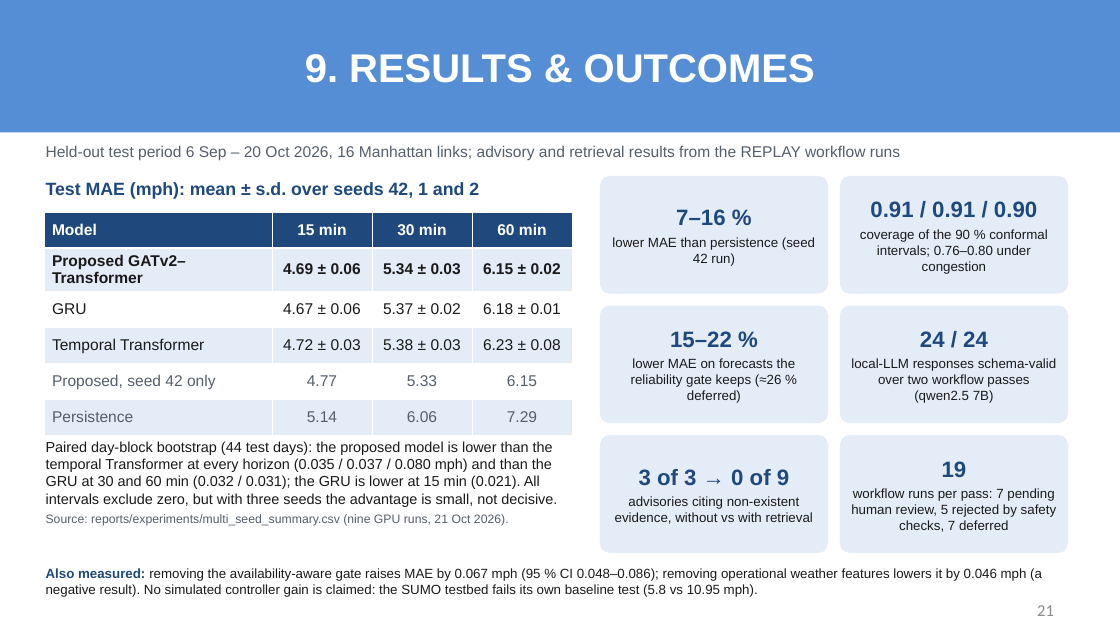
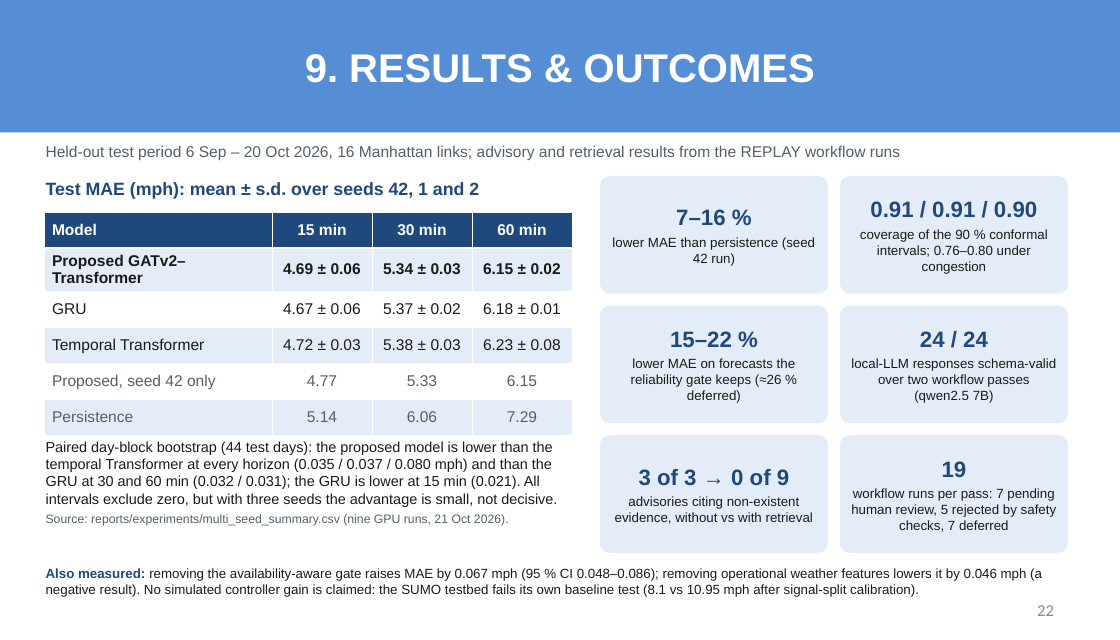
Before and after one commit to sricharansk/Major-Project, a slide deck: slide 22 of presentation/Final_Review_S_K_Sricharan_25MML1010.pptx (slide 21 before the commit). Drawn at 1120x640 pixels with LibreOffice and Linux fonts; fonts in the diff are those of the drawing. Boxes give left, top, right and bottom in pixels: in the first picture for what was removed or moved away, otherwise in the second. Text is boxed around its words. In the diff, an @@ line names an element or a change of style, - is before the commit and + after.

```diff
--- a/presentation/Final_Review_S_K_Sricharan_25MML1010.pptx
+++ b/presentation/Final_Review_S_K_Sricharan_25MML1010.pptx
@@ text at [46,568,1042,597]: text changed @@
-Also measured: removing the availability-aware gate raises MAE by 0.067 mph (95 % CI 0.048–0.086); removing operational weather features lowers it by 0.046 mph (a negative result). No simulated controller gain is claimed: the SUMO testbed fails its own baseline test (5.8 vs 10.95 mph).
+Also measured: removing the availability-aware gate raises MAE by 0.067 mph (95 % CI 0.048–0.086); removing operational weather features lowers it by 0.046 mph (a negative result). No simulated controller gain is claimed: the SUMO testbed fails its own baseline test (8.1 vs 10.95 mph after signal-split calibration).
@@ page number at [1037,605,1054,616]: text changed @@
-21
+22
```
Also in this commit, not shown: 7 other slides changed, 1 slide added, 6 other files.
